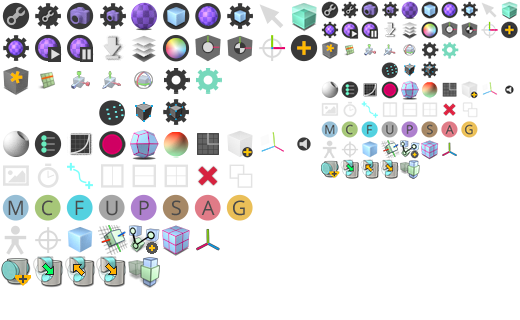
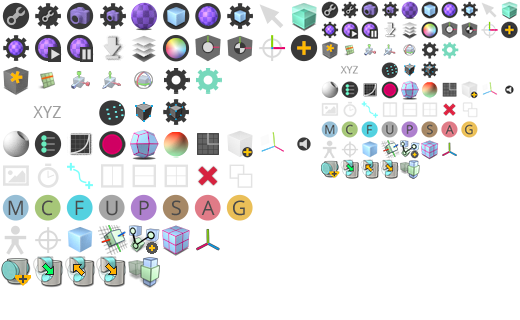
The second 520x320 image is a revision of the first. Changes to its layers:
painted on "32 copy" over [340,65,358,74]
painted on "32" over [33,106,61,118]
